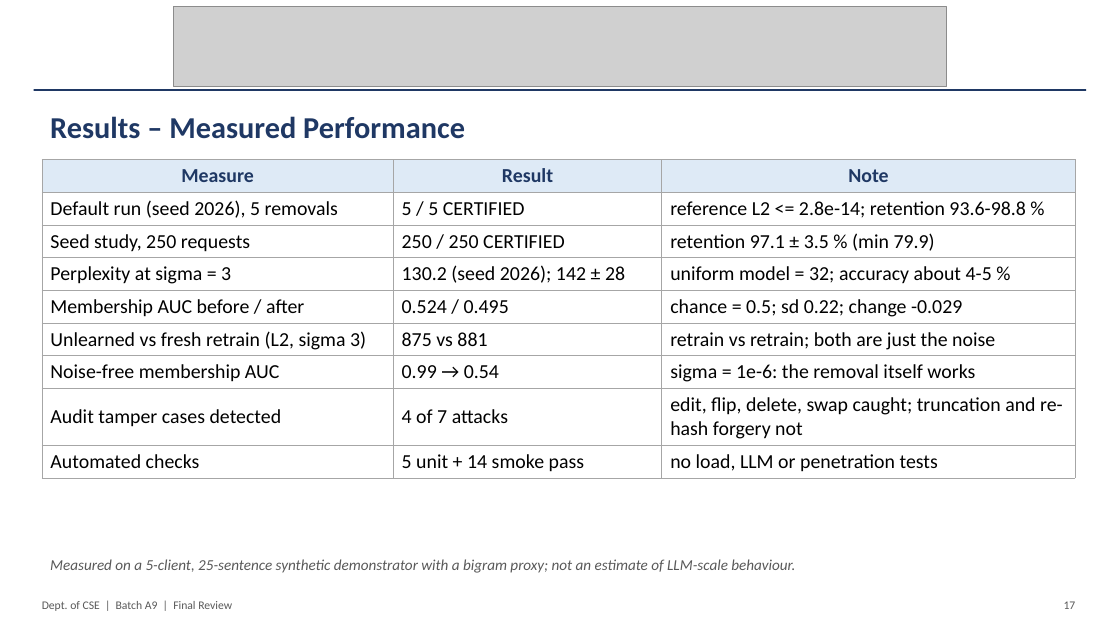
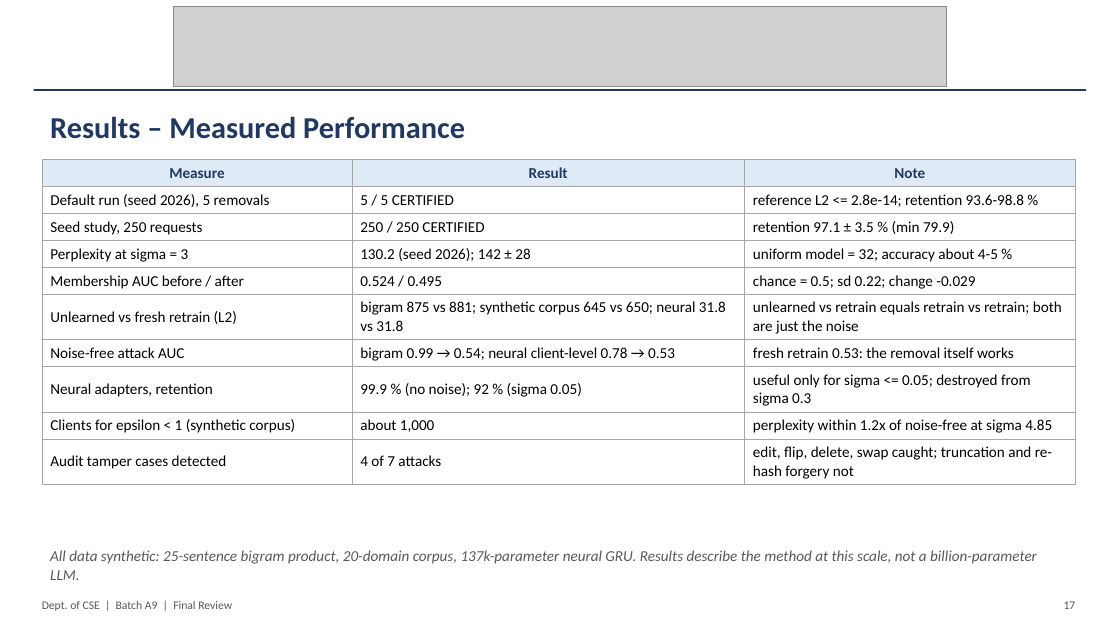
Before and after one commit to madhava-smartgrowInfotech/Btech-Projects, a slide deck: slide 17 of CSDS/A/CSDS-A-A9/16.Final_PPT.pptx. Drawn at 1120x630 pixels with LibreOffice and Linux fonts; fonts in the diff are those of the drawing; grey boxes stand for pictures. Boxes give left, top, right and bottom in pixels: in the first picture for what was removed or moved away, otherwise in the second. Text is boxed around its words. In the diff, an @@ line names an element or a change of style, - is before the commit and + after.

```diff
--- a/CSDS/A/CSDS-A-A9/16.Final_PPT.pptx
+++ b/CSDS/A/CSDS-A-A9/16.Final_PPT.pptx
@@ table at [42,160,1075,483] @@
-row 6: Unlearned vs fresh retrain (L2, sigma 3) | 875 vs 881 | retrain vs retrain; both are just the noise
-row 7: Noise-free membership AUC | 0.99 → 0.54 | sigma = 1e-6: the removal itself works
+row 6: Unlearned vs fresh retrain (L2) | bigram 875 vs 881; synthetic corpus 645 vs 650; neural 31.8 vs 31.8 | unlearned vs retrain equals retrain vs retrain; both are just the noise
+row 7: Noise-free attack AUC | bigram 0.99 → 0.54; neural client-level 0.78 → 0.53 | fresh retrain 0.53: the removal itself works
+row 8: Neural adapters, retention | 99.9 % (no noise); 92 % (sigma 0.05) | useful only for sigma <= 0.05; destroyed from sigma 0.3
+row 9: Clients for epsilon < 1 (synthetic corpus) | about 1,000 | perplexity within 1.2x of noise-free at sigma 4.85
-row 9: Automated checks | 5 unit + 14 smoke pass | no load, LLM or penetration tests
@@ text at [50,550,1037,580]: text changed @@
-Measured on a 5-client, 25-sentence synthetic demonstrator with a bigram proxy; not an estimate of LLM-scale behaviour.
+All data synthetic: 25-sentence bigram product, 20-domain corpus, 137k-parameter neural GRU. Results describe the method at this scale, not a billion-parameter LLM.
```
Also in this commit, not shown: 11 other slides changed, 50 other files.
